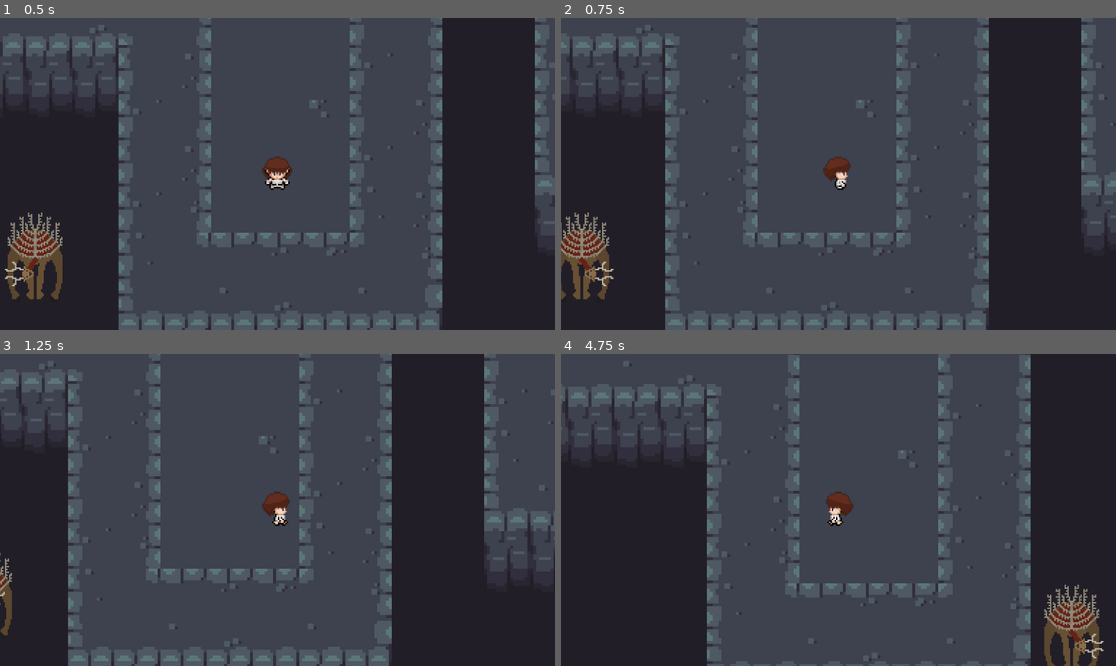
Above: before the commit, frames 1-4 (two rows, left to right).
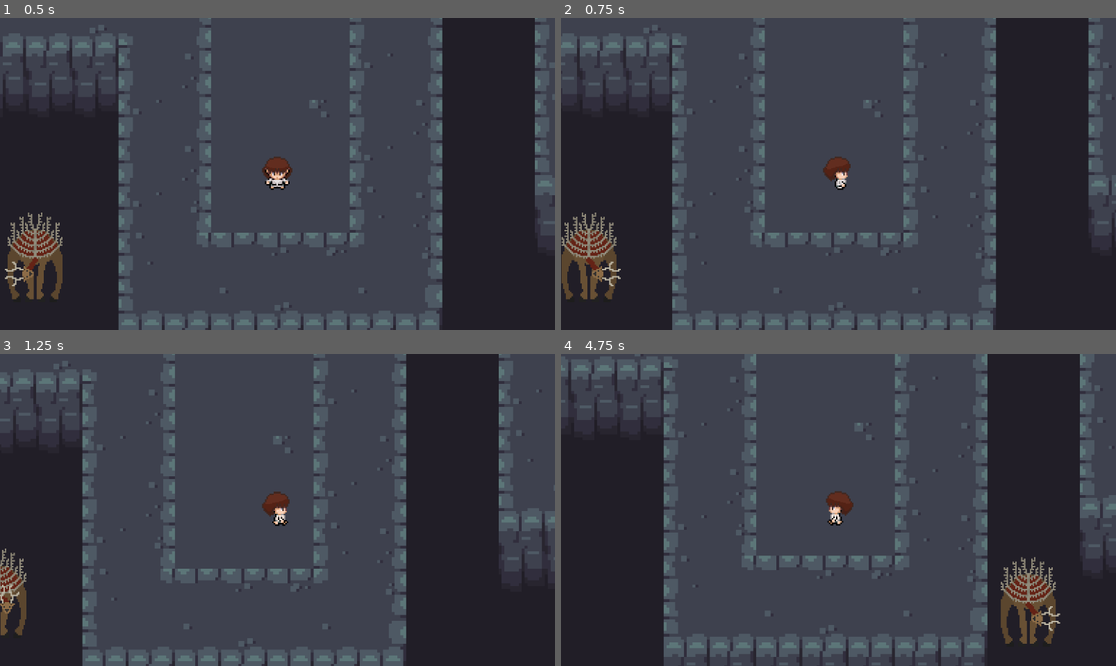
Above: after the commit, the same moments.

Repository: wtrmlnrch/Senior-Project-Game
Game: Godot game, scene res://AI_Stuff/Scenes/Maps/cave_scene.tscn
The game is run twice, just before and just after one commit, with the same random seed, the same clock (stepped at 60 frames per second) and the same inputs. This scene is started directly instead of the project's main scene.
Inputs:
- Up to frame 1 (0.5 s): no input
- Up to frame 2 (0.75 s): tap Enter at 0.5, 0.6 s; hold D (right) from 0.53 s (still down)
- Up to frame 3 (1.25 s): keep holding D (right)
- Up to frame 4 (4.75 s): release D (right) at 1.28 s; hold S (down) 1.28-2.03 s; tap E (Interact) at 1.35, 3.6 s; tap Enter at 1.55, 2.1, 2.85, 3.8, 4.35 s; hold D (right) 2.03-2.78 s; hold W (up) 2.78-3.53 s; hold A (left) from 3.53 s (still down)

Frame 1 is identical in both runs. In frame 2, 9.1% of the frame differs, in the area x 0-100%, y 0-100%; in frame 3, 12%; in frame 4, 24%.

Commit message:
made it so the player is slowed in the deer's radius

Diff:
--- a/AI_Stuff/Scenes/Enemies/evil_deer.gd
+++ b/AI_Stuff/Scenes/Enemies/evil_deer.gd
@@ -7,7 +7,8 @@
 
 var just_tpd : bool = false
 
-signal haunting_cry
+signal haunting_cry_entry(player)
+signal haunting_cry_exit(player)
 
 func _ready():
 	$Body/AnimationPlayer.play("head moving")
@@ -34,4 +35,10 @@
 
 
 func _on_area_2d_body_entered(body):
-	emit_signal("haunting_cry")
+	if body.is_in_group("player"):
+		emit_signal("haunting_cry_entry", body)
+
+
+func _on_area_2d_body_exited(body):
+	if body.is_in_group("player"):
+		emit_signal("haunting_cry_exit", body)
--- a/AI_Stuff/Scenes/Enemies/evil_deer.tscn
+++ b/AI_Stuff/Scenes/Enemies/evil_deer.tscn
@@ -2,6 +2,21 @@
 
 [ext_resource type="Texture2D" uid="uid://b1ue1rq4jgj2" path="res://AI_Stuff/Assets/Enemy Sprites/deerSprites.png" id="1_jjqo7"]
 [ext_resource type="Script" uid="uid://cunx6fipd2mls" path="res://AI_Stuff/Scenes/Enemies/evil_deer.gd" id="1_pqx6f"]
+
+[sub_resource type="Animation" id="Animation_pqx6f"]
+length = 0.001
+tracks/0/type = "value"
+tracks/0/imported = false
+tracks/0/enabled = true
+tracks/0/path = NodePath("Sprite:frame")
+tracks/0/interp = 1
+tracks/0/loop_wrap = true
+tracks/0/keys = {
+"times": PackedFloat32Array(0),
+"transitions": PackedFloat32Array(1),
+"update": 1,
+"values": [0]
+}
 
 [sub_resource type="Animation" id="Animation_jjqo7"]
 resource_name = "head moving"
@@ -19,21 +34,6 @@
 "values": [0, 1, 3, 4, 2]
 }
 
-[sub_resource type="Animation" id="Animation_pqx6f"]
-length = 0.001
-tracks/0/type = "value"
-tracks/0/imported = false
-tracks/0/enabled = true
-tracks/0/path = NodePath("Sprite:frame")
-tracks/0/interp = 1
-tracks/0/loop_wrap = true
-tracks/0/keys = {
-"times": PackedFloat32Array(0),
-"transitions": PackedFloat32Array(1),
-"update": 1,
-"values": [0]
-}
-
 [sub_resource type="AnimationLibrary" id="AnimationLibrary_lw4tm"]
 _data = {
 &"RESET": SubResource("Animation_pqx6f"),
@@ -43,7 +43,7 @@
 [sub_resource type="CircleShape2D" id="CircleShape2D_pqx6f"]
 radius = 187.017
 
-[node name="EvilDeer" type="Node2D"]
+[node name="EvilDeer" type="Node2D" groups=["deer"]]
 script = ExtResource("1_pqx6f")
 
 [node name="Body" type="Node2D" parent="."]
--- a/newfolder/Scenes/CharacterSprites/MainCharacter.tscn
+++ b/newfolder/Scenes/CharacterSprites/MainCharacter.tscn
@@ -92,7 +92,7 @@
 "speed": 5.0
 }]
 
-[node name="MainCharacter" type="CharacterBody2D"]
+[node name="MainCharacter" type="CharacterBody2D" groups=["player"]]
 z_index = 1
 collision_mask = 63
 script = ExtResource("1_kmal1")
--- a/newfolder/Scenes/CharacterSprites/main_character.gd
+++ b/newfolder/Scenes/CharacterSprites/main_character.gd
@@ -3,8 +3,8 @@
 @export var max_speed: int = 100
 var speed: int
 
-
 @export var hunger_bar: TextureProgressBar
+@export var health_bar: TextureProgressBar
 
 # movement and hiding variables
 var can_move: bool = true
@@ -14,6 +14,9 @@
 func _ready():
 	speed = max_speed
 	Globals.hunger = Globals.max_hunger
+	for deer in get_tree().get_nodes_in_group("deer"):
+		deer.haunting_cry_entry.connect(_on_deer_haunting_cry_entry)
+		deer.haunting_cry_exit.connect(_on_deer_haunting_cry_exit)
 
 func _process(delta: float) -> void:
 	var direction = Input.get_vector("left", "right", "up", "down")
@@ -49,6 +52,15 @@
 var is_facing_right: bool = false
 var is_facing_left: bool = false
 
+# for dialogue I think
+#func _input(event: InputEvent):
+	#if Dialogic.current_timeline != null:
+		#return
+	#if event is InputEventKey and event.keycode == KEY_ENTER and event.pressed:
+		#Dialogic.start('dialogueA')
+		#get_viewport().set_input_as_handled()
+	#
+		#
 
 
 # Handles player movement, plays the correct animation
@@ -110,3 +122,15 @@
 	set_collision_mask_value(2, true)
 	$AnimatedSprite2D.visible = true
 	can_move = true
+
+func _on_deer_haunting_cry_entry(player):
+	print("test")
+	if player == self:
+		slow_player()
+
+func _on_deer_haunting_cry_exit(player):
+	if player == self:
+		speed = max_speed
+
+func slow_player():
+	speed = max_speed/2
